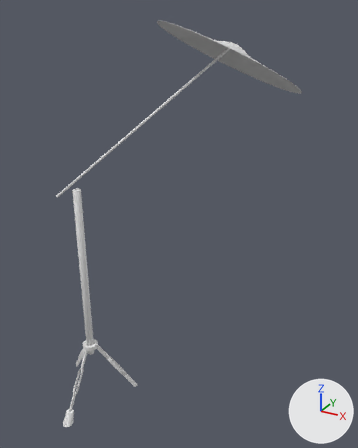
The FBX model BeatBoxVR/Assets/3D Models/Drumset/Full/New_26.2.24/Splash_Cymbal.fbx: old version first, new version second.
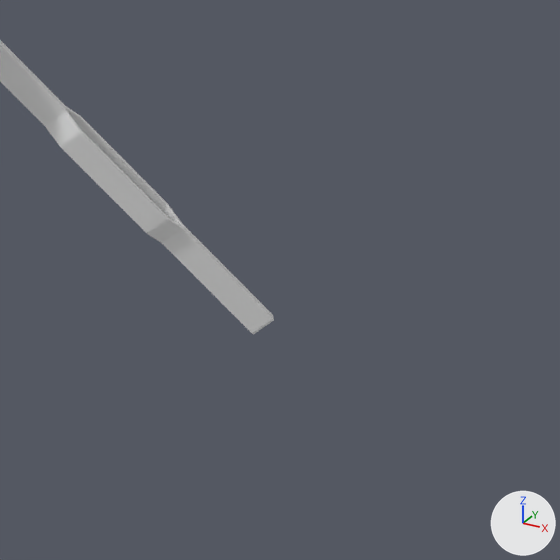
The first picture shows the older version from a 50 mm camera at (-0.039, -1.015, 1.009) aimed at (-0.597, -0.001, 0.501). The close-ups show both versions on the part from 28% to 49% of the width and 76% to 93% of the height of that picture; other places that the commit changed are outside them. The axes (+X, +Y, +Z) are drawn at lower right. The lights are the same throughout.

Names of what the first close-up shows: 'Snare_stand.029'.
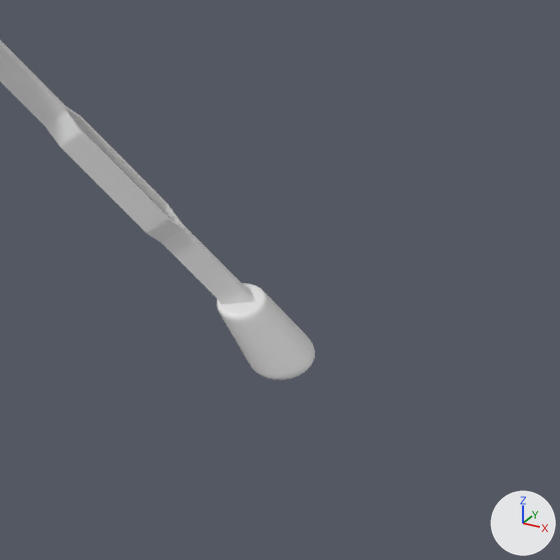
Changed parts and their boxes (x1, y1, x2, y2) in the close-ups (560 x 560 px):
'Snare_stand.043', added
    after: (217, 283, 315, 380)

The change in detail:
Mesh me_plane_053 is new.
It has 1922 vertices, 1920 faces and spans x -0.0155..0.0187, y -0.0141..0.0173, z -0.0158..0.0155.
It uses material mat_substance_001 (its picture is missing).
Object 'Snare_stand.043' (ob_snare_stand_043) is new; it shows me_plane_053.
Its location is (-0.6818, -0.0999, 0.0173).
